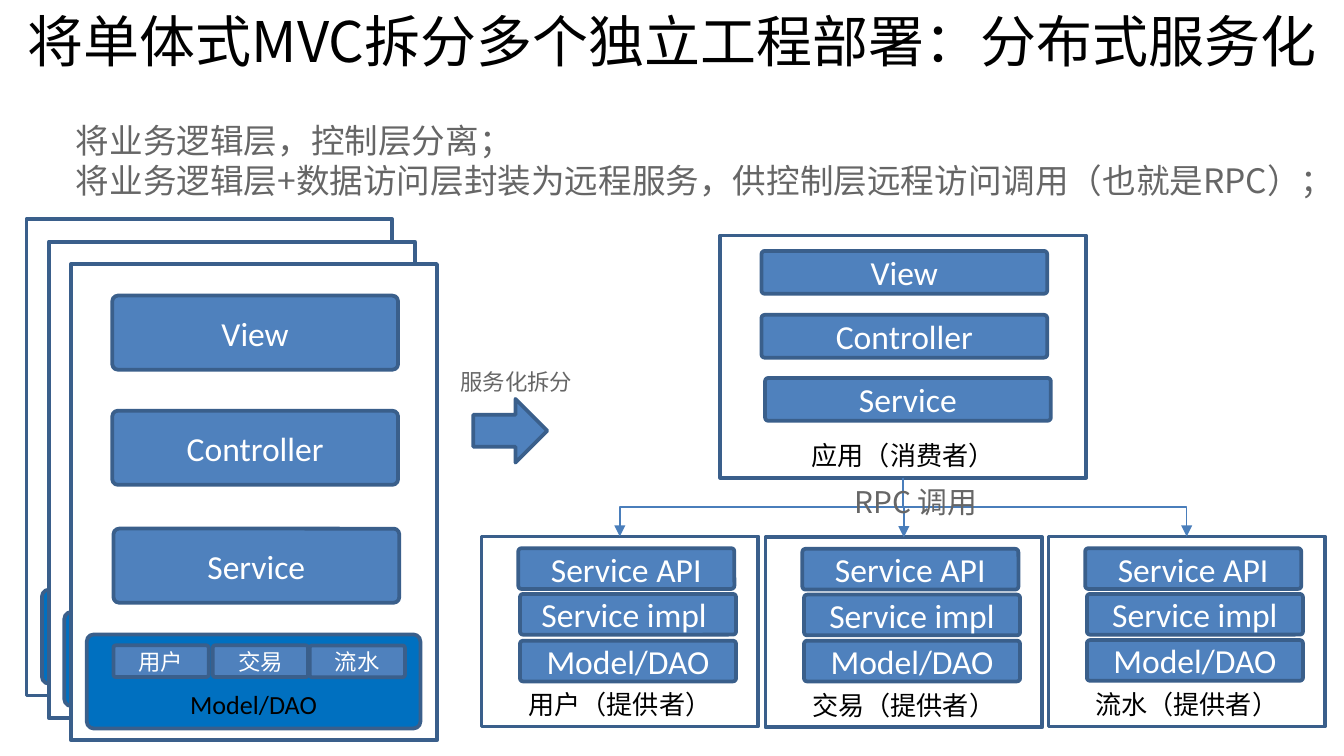
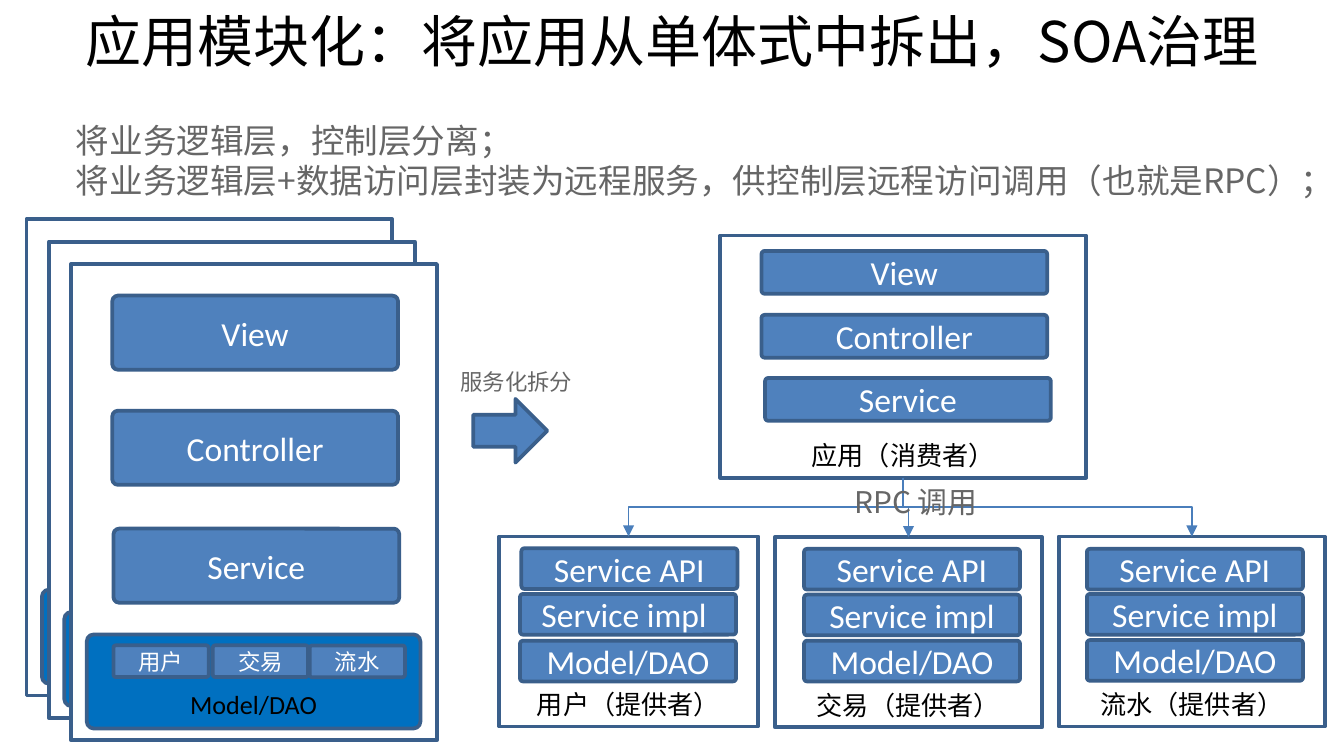
Before and after one commit to shiyunlai/tistools, a slide deck: slide 4 of TIStools.pptx (slide 3 before the commit). Drawn at 1344x756 pixels with LibreOffice and Linux fonts; fonts in the diff are those of the drawing. Boxes give left, top, right and bottom in pixels: in the first picture for what was removed or moved away, otherwise in the second. Text is boxed around its words. In the diff, an @@ line names an element or a change of style, - is before the commit and + after.

```diff
--- a/TIStools.pptx
+++ b/TIStools.pptx
@@ text at (86,14,1258,68): text changed @@
-将单体式MVC拆分多个独立工程部署：分布式服务化
+应用模块化：将应用从单体式中拆出，SOA治理
@@ elbow arrow moved from (903, 477) - (620, 536) to (903, 477) - (629, 536) @@
@@ elbow arrow moved from (903, 477) - (1187, 536) to (903, 477) - (1192, 536) @@
@@ elbow arrow moved from (903, 477) - (905, 538) to (903, 477) - (909, 538) @@
@@ rectangle "用户（提供者）": place and size @@
-rectangle "用户（提供者）" at (481,536,758,726)
+rectangle "用户（提供者）" at (499,536,758,726)
@@ rectangle "交易（提供者）": place and size @@
-rectangle "交易（提供者）" at (766,538,1043,727)
+rectangle "交易（提供者）" at (774,538,1042,727)
@@ rectangle "流水（提供者）": place and size @@
-rectangle "流水（提供者）" at (1048,536,1325,726)
+rectangle "流水（提供者）" at (1059,536,1325,726)
```
Also in this commit, not shown: 8 other slides changed, 3 slides added.
